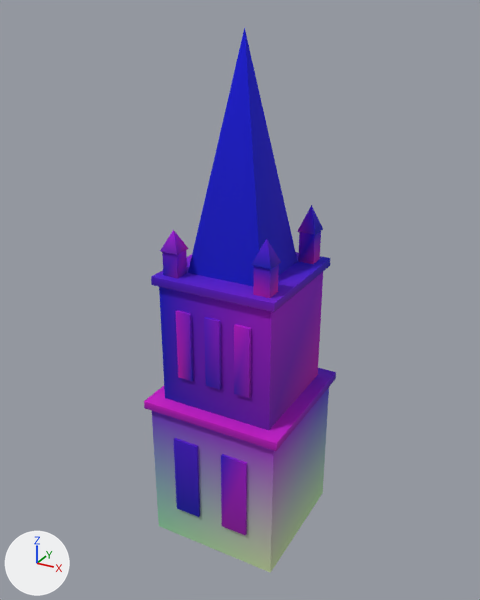
The glTF model assets/kit/spire_tower_c.glb, before and after one commit.
One viewpoint serves both versions: a camera (50 mm lens) standing at (17.3, -31.9, 31.6) and looking at (-0.3, 0.0, 15.7). Every picture has the same lights, and +X, +Y and +Z are marked at lower left. The picture after the commit comes second. Vertices at exactly the same position are counted once.

The first picture shows 'tower_body', 'tower_niches'.
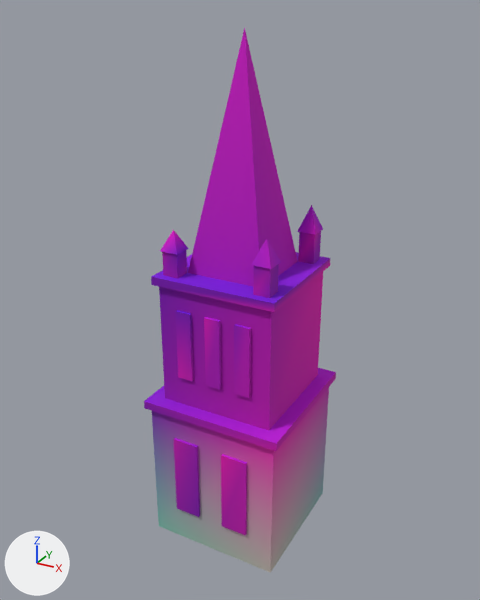
Pixel boxes (x1, y1, x2, y2) of what changed, in the pictures (480 x 600 px):
part 1 of me_tower_body, recoloured (lighter)
    both: (152, 28, 336, 526)
part 2 of me_tower_body, recoloured
    both: (145, 205, 334, 401)
part 3 of me_tower_body, recoloured
    both: (144, 264, 336, 573)
part 4 of me_tower_niches, recoloured
    both: (173, 316, 251, 535)
part 5 of me_tower_niches, recoloured
    both: (176, 310, 250, 517)

The change, as a list of edits to the scene's bpy script:
```text
Change me_tower_body:
    where me_tower_body.from_pydata(...)  # 89 vertices, 124 faces; spans x -4.5..4.5, y -4.5..4.5, z 0.0..30.7
    used by ob_tower_body; location = (0.0, 0.0, 0.0)
    me_tower_body part 1: 53 faces centred in x -4.5..4.5, y -4.2..4.5, z 3.1..22.1 are repainted in the vertex colours; the middle colour goes from purple #5a00bd to pink #b800c7
    me_tower_body part 2: 42 faces centred in x -3.8..3.3, y -3.8..4.5, z 9.3..20.3 are repainted in the vertex colours; the middle colour goes from purple #6200e4 to purple #ac00dc
    me_tower_body part 3: 29 faces centred in x -4.5..4.5, y -4.5..3.3, z 0.0..19.7 are repainted in the vertex colours; the middle colour goes from pink #bf00bc to pink #b600c3
Change me_tower_niches:
    where me_tower_niches.from_pydata(...)  # 80 vertices, 120 faces; spans x -2.49..2.49, y -4.33..4.16, z 2.33..15.97
    used by ob_tower_niches; location = (0.0, 0.0, 0.0)
    me_tower_niches part 4: 80 faces centred in x -2.49..2.49, y -4.33..4.16, z 2.33..15.97 are repainted in the vertex colours; the middle colour goes from purple #7f00be to pink #c800c4
    me_tower_niches part 5: 40 faces centred in x -2.36..2.05, y -4.33..4.1, z 2.33..15.97 are repainted in the vertex colours; the middle colour goes from purple #8d00ec to purple #9d00ce
```
